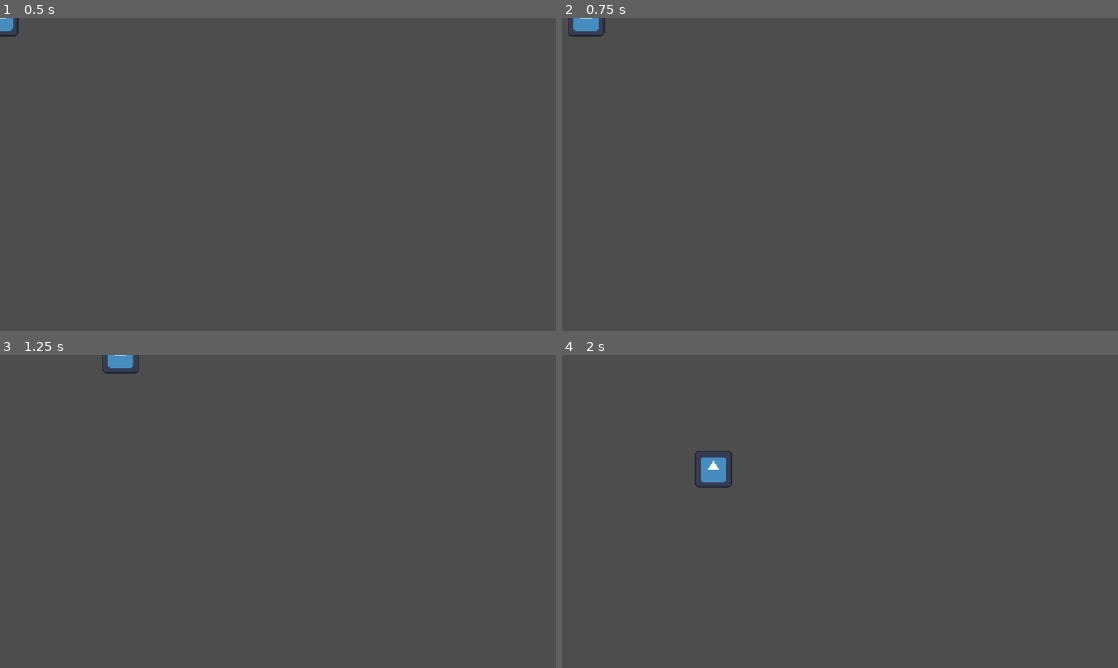
Above: before the commit, frames 1-4 (two rows, left to right).
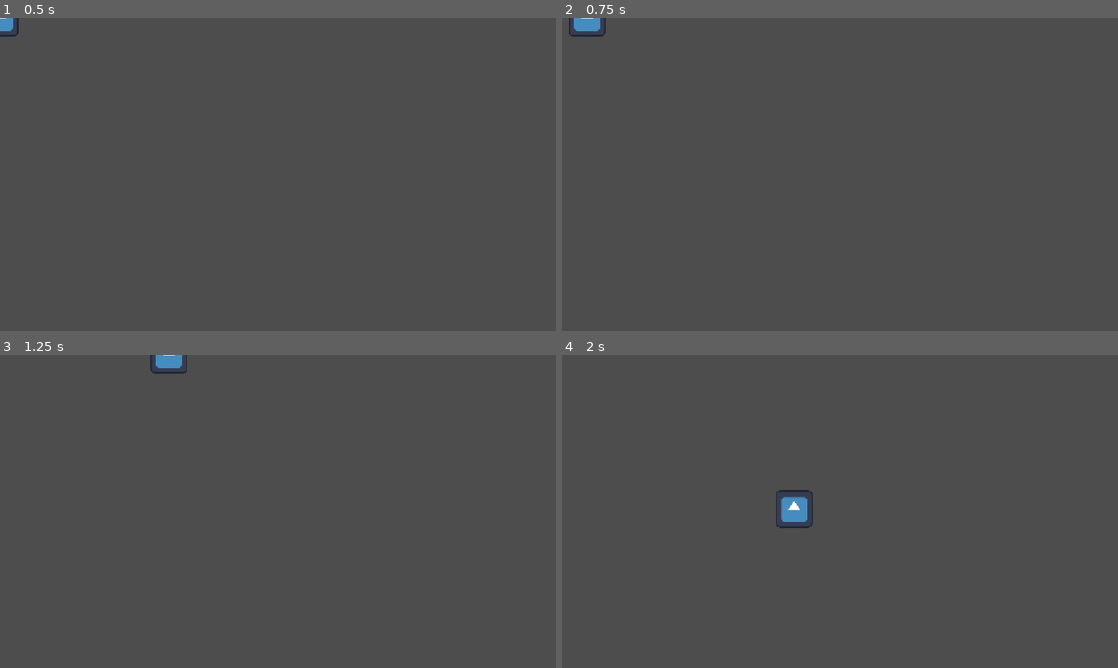
Above: after the commit, the same moments.

Repository: PandaMaki/game-jam-baudo
Game: Godot game, scene res://scenes/player/player.tscn
Same seed, same stepped clock (60 frames per second), same inputs: the game is played once before the commit and once after it. The project has no main scene, so this scene is started directly. The engine's default icon, where the game draws it, is replaced by a stand-in: a white triangle on a blue panel in a dark square.
Inputs:
- Up to frame 1 (0.5 s): no input
- Up to frame 2 (0.75 s): tap Enter at 0.5 s; hold D (right) from 0.53 s (still down)
- Up to frame 3 (1.25 s): keep holding D (right)
- Up to frame 4 (2 s): release D (right) at 1.28 s; hold S (down) from 1.28 s (still down)

Frame 1 is identical in both runs. In frame 2, less than 0.1% of the frame differs, in the area x 1-8%, y 0-6%; in frame 3, 0.5%; in frame 4, 1.0%, in the area x 23-46%, y 30-56%.

Commit message:
vitesse du joueur
le joueur bouge plus vite qu'avant

Diff:
--- a/scenes/player/player.gd
+++ b/scenes/player/player.gd
@@ -1,6 +1,6 @@
 extends CharacterBody2D
 
-@export var speed = 400
+@export var speed = 600
 @export var acceleration = 40.0
 @export var friction = 35.0
 
